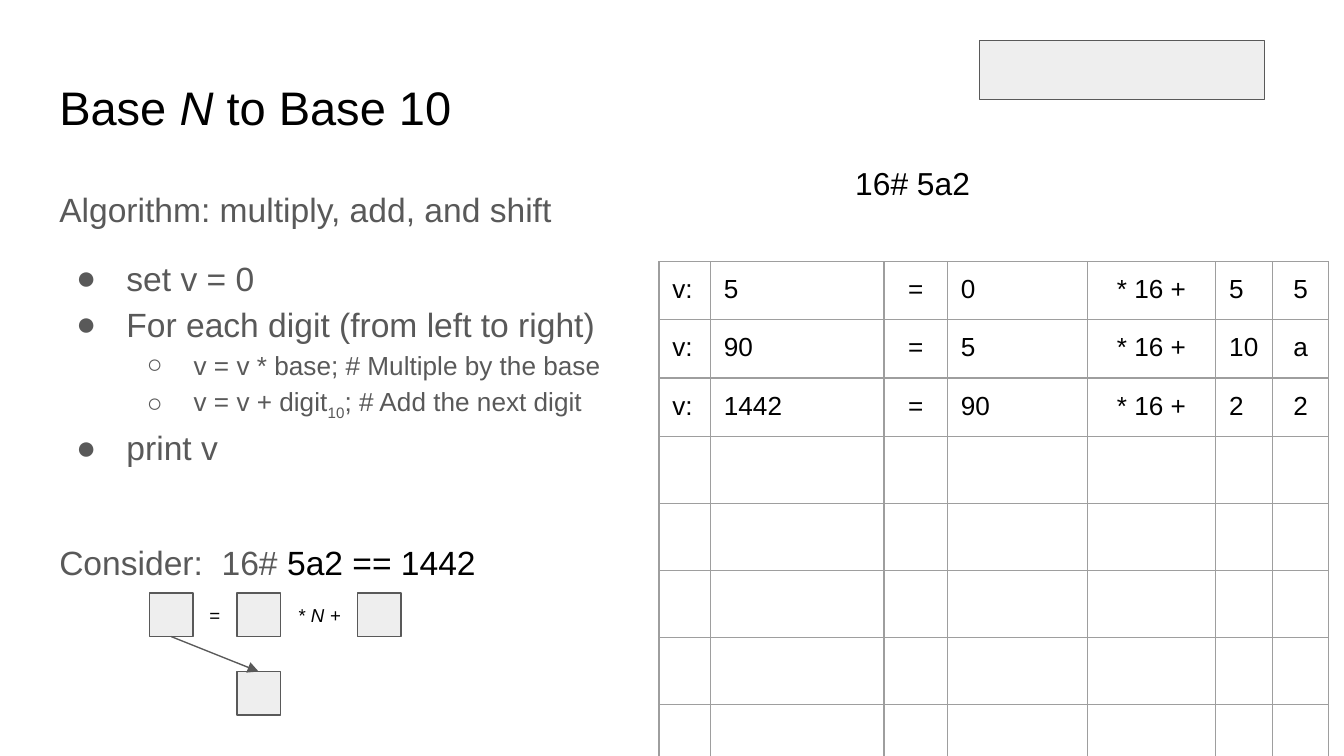
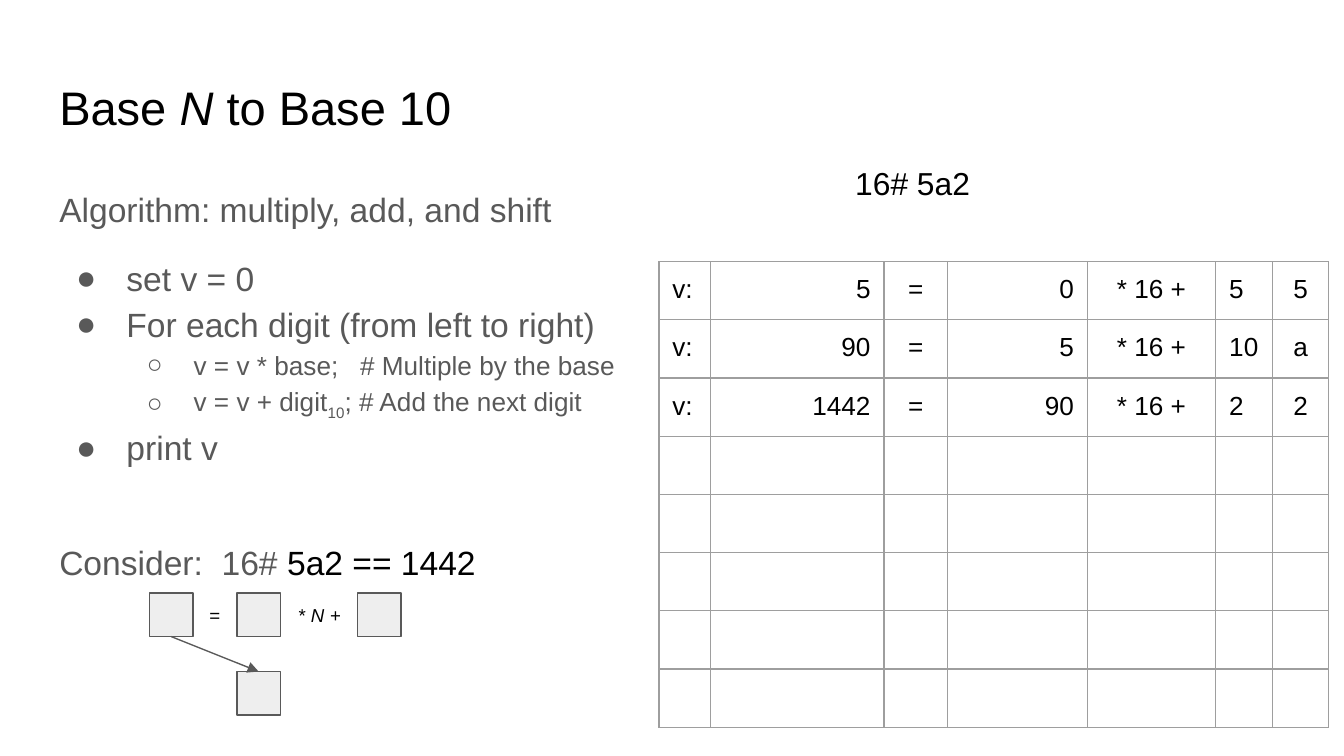
Before and after one commit to sgarcia0206/comp122-f23, a slide deck: slide 2 of format-encodings/slide_presentations/.hidden/conversion-between-bases.pptx. Drawn at 1344x756 pixels with LibreOffice and Linux fonts; fonts in the diff are those of the drawing. Boxes give left, top, right and bottom in pixels: in the first picture for what was removed or moved away, otherwise in the second. Text is boxed around its words. In the diff, an @@ line names an element or a change of style, - is before the commit and + after.

```diff
--- a/format-encodings/slide_presentations/.hidden/conversion-between-bases.pptx
+++ b/format-encodings/slide_presentations/.hidden/conversion-between-bases.pptx
@@ rectangle removed at box(980, 40, 1265, 99) @@
@@ text "Algorithm: multiply, add, and shift" rewrapped from box(59, 197, 600, 576) to box(59, 197, 615, 576) @@
@@ table at box(659, 262, 1328, 728) @@
@@ alignment left to right @@
```
Also in this commit, not shown: 9 other slides changed, 3 slides removed, 2 other files.
